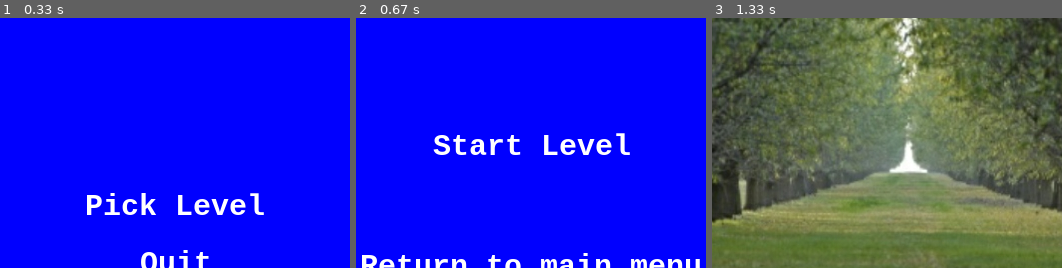
Above: before the commit, frames 1-3 (left to right).
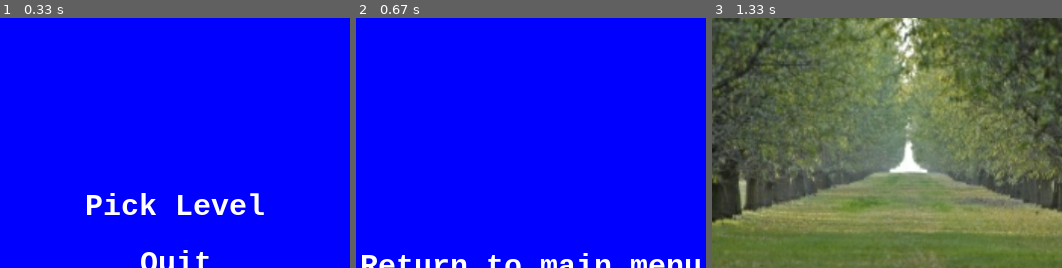
Above: after the commit, the same moments.

Repository: MrVanD/Pygame-Modules
Game: pygame game, started from main.py
The game is run twice, just before and just after one commit, with the same random seed, the same clock (stepped at 60 frames per second) and the same inputs.
Inputs (mouse positions are % of the whole screen's width and height, from its top left):
- Up to frame 1 (0.33 s): no input
- Up to frame 2 (0.67 s): click (50, 62) at 0.38 s
- Up to frame 3 (1.33 s): click (14, 20) at 0.72 s; hold Right from 1 s (still down); move the mouse to (82, 47) at 1.03 s
The pictures show only the part of the screen within x 25-75%, y 25-75%; the shares and areas given below are measured in that part.

Frame 1 is identical in both runs. In frame 2, 1.7% of the frame differs, in the area x 22-79%, y 46-55%; in frame 3, nothing differs.

Commit message:
- Neaten up some code in main file. - Removed references to new game and next level. - Changed the game screen title.

Diff:
--- a/main.py
+++ b/main.py
@@ -26,7 +26,7 @@
 
 # Setup the screen size and the window name
 screen = pygame.display.set_mode([WIDTH, HEIGHT])
-pygame.display.set_caption("Mr van's Dodge Game")
+pygame.display.set_caption("Year 9 Rec Coding Games Library - 2021")
 
 
 # *** Define Classes Here ***
@@ -83,9 +83,7 @@
 class GameState(Enum):
     QUIT = -1
     TITLE = 0
-    NEWGAME = 1
-    LEVEL_PICKER = 2
-    NEXT_LEVEL = 3
+    LEVEL_PICKER = 1
     DODGE = 4
 
 # *** Define Functions Here ***
@@ -98,31 +96,22 @@
 
 
 def main():
-    pygame.init()
-    screen = pygame.display.set_mode((WIDTH, HEIGHT))
+    # Set the initial Game State
     game_state = GameState.TITLE
 
+    # Check for which game state is currently running
     while True:
+        # Display the Title screen
         if game_state == GameState.TITLE:
             game_state = title_screen(screen)
-
-        if game_state == GameState.NEWGAME:
-            game_state = play_level(screen)
 
         if game_state == GameState.LEVEL_PICKER:
             game_state = pick_level(screen)
 
+        # Quit the game
         if game_state == GameState.QUIT:
             pygame.quit()
             return
-
-        if game_state == GameState.NEWGAME:
-            player = Player()
-            game_state = play_level(screen, player)
-
-        if game_state == GameState.NEXT_LEVEL:
-            player.curent_level += 1
-            game_state = play_level(screen, player)
 
         if game_state == GameState.DODGE:
             game_state = play_game(screen, GameState.DODGE)
@@ -152,15 +141,6 @@
 
 
 def pick_level(screen):
-    pick_lvl_btn = UIElement(
-        center_position=(WIDTH / 2, HEIGHT / 2),
-        font_size=FONT_SIZE,
-        bg_rgb=colours["BLUE"],
-        text_rgb=colours["WHITE"],
-        text="Start Level",
-        action=GameState.NEWGAME,
-    )
-
     dodge_btn = UIElement(
         center_position=(100, 100),
         font_size=FONT_SIZE,
@@ -179,32 +159,8 @@
         action=GameState.TITLE,
     )
 
-    buttons = RenderUpdates(pick_lvl_btn, dodge_btn, return_btn)
+    buttons = RenderUpdates(dodge_btn, return_btn)
     return game_loop(screen, buttons)
-
-
-def play_level(screen, player):
-    return_btn = UIElement(
-        center_position=(WIDTH / 2, HEIGHT / 2),
-        font_size=FONT_SIZE,
-        bg_rgb=colours["BLUE"],
-        text_rgb=colours["WHITE"],
-        text="Return to main menu",
-        action=GameState.TITLE,
-    )
-
-    nextlevel_btn = UIElement(
-        center_position=(400, 400),
-        font_size=FONT_SIZE,
-        bg_rgb=colours["BLUE"],
-        text_rgb=colours["WHITE"],
-        text=f"Next level ({player.curent_level + 1})",
-        action=GameState.NEXT_LEVEL,
-    )
-
-    buttons = RenderUpdates(return_btn, nextlevel_btn)
-    return game_loop(screen, buttons)
-
 
 def game_loop(screen, buttons):
     while True:
